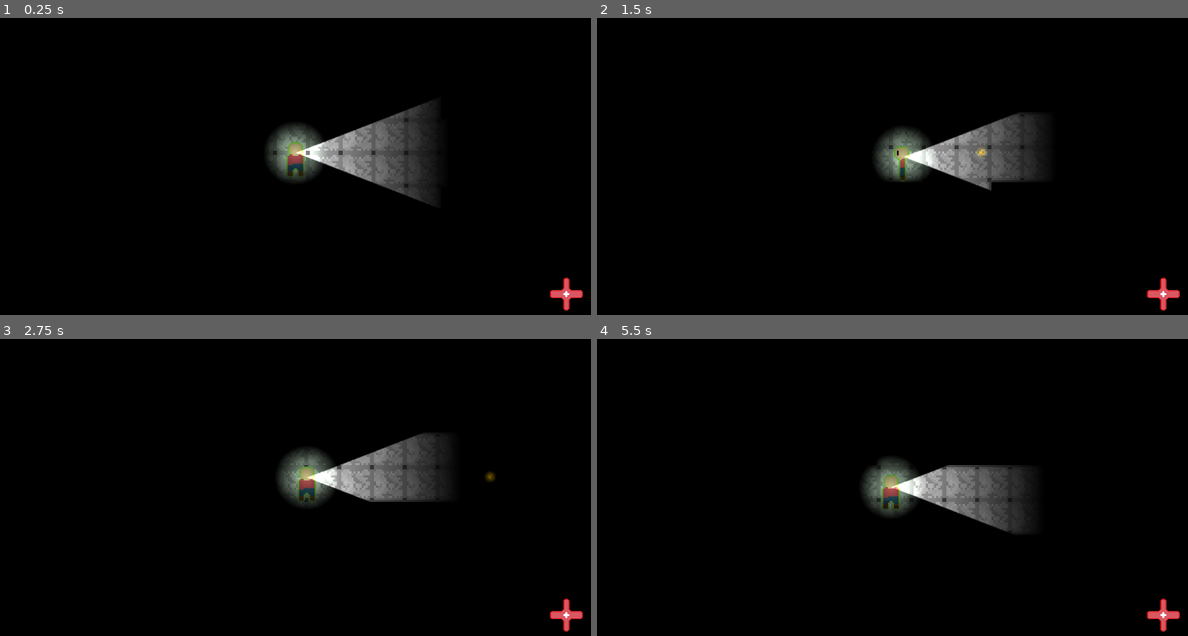
Above: before the commit, frames 1-4 (two rows, left to right).
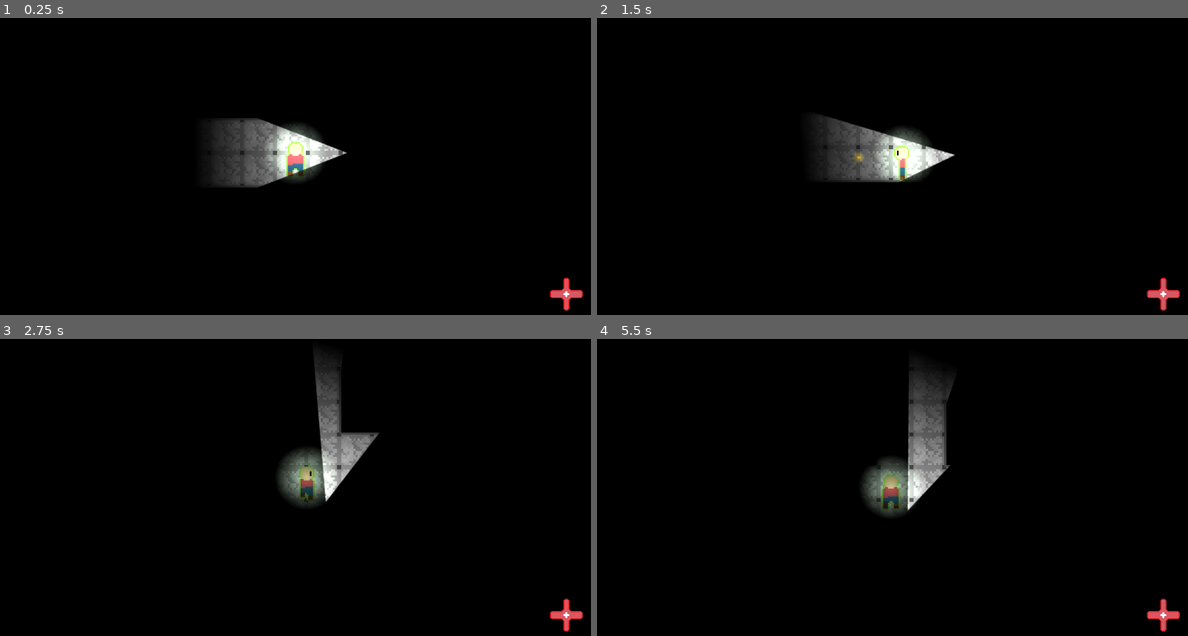
Above: after the commit, the same moments.

Repository: Eeviika/getshutsu
Game: Godot game, scene res://rooms/testRoom.tscn
Same seed, same stepped clock (60 frames per second), same inputs: the game is played once before the commit and once after it.
Inputs (mouse positions are in pixels of both pictures, inside the frame that each line leads up to):
- Up to frame 1 (0.25 s): no input
- Up to frame 2 (1.5 s): tap Enter at 0.5 s; move the mouse to (1022, 136) at 0.52 s; hold D (_right) 0.53-1.28 s; click (1022, 136) at 0.6 s; move the mouse to (774, 169) at 1.27 s; hold S (_down) from 1.28 s (still down); click (774, 169) at 1.35 s
- Up to frame 3 (2.75 s): move the mouse to (354, 401) at 2.02 s; release S (_down) at 2.03 s; hold D (_right) from 2.03 s (still down); tap Enter at 2.1 s; click (354, 401) at 2.3 s
- Up to frame 4 (5.5 s): move the mouse to (862, 540) at 2.77 s; release D (_right) at 2.78 s; hold W (_up) 2.78-3.53 s; click (862, 540) at 2.85 s; move the mouse to (1069, 523) at 3.52 s; hold A (_left) 3.53-5.03 s; click (1069, 523) at 3.6 s; move the mouse to (715, 425) at 4.27 s; tap Enter at 4.35 s; click (715, 425) at 4.55 s; tap Space at 5 s; move the mouse to (922, 472) at 5.02 s; hold S (_down) from 5.03 s (still down); click (922, 472) at 5.1 s

The runs differ from the first frame. In frame 1, 7.1% of the frame differs, in the area x 35-74%, y 27-64%; in frame 2, 6.2%; in frame 3, 5.2%; in frame 4, 5.2%.
Error in both runs: Assertion failed: Directory for "audioFolder" is invalid; Points to "res://audio" (res://addons/uncoded_studios_api/scripts/autoload.gd:98)

Commit message:
Changed flashlight & bullets to point at mouse location and reduced deadzones

Diff:
--- a/scripts/player.gd
+++ b/scripts/player.gd
@@ -2,6 +2,7 @@
 
 @onready var camera : Camera2D = $camera2d
 @onready var bodySprite : AnimatedSprite2D = $sprites/body
+@onready var flashlight : PointLight2D = $lights/flashLight
 
 enum AnimationState{WalkNW, WalkW, WalkSW, WalkS, WalkSE, WalkE, WalkNE, WalkN}
 
@@ -26,31 +27,39 @@
         # usapi.bindVisibilityToObject(self, bullet)
         bullet.global_position = global_position
         bullet.global_position += Vector2.RIGHT.rotated(rotation) * 32
-        bullet.rotation = rotation
+        bullet.look_at(get_global_mouse_position())
 
-func getMouseDirection() -> Direction:
+func getMouseDirection(returnVectorInstead:bool=false):
     # Determine what direction we're looking in.
     # okay so future note to self
     # DO NOT ROUND EXPECTING IT TO BECOME A TYPE INT BECAUSE IT WONT HOLY SHIT I SPENT LIKE 3 DAYS SO FUCKING ANNOYED OVER THIS AAAAAAAAAAAAAAAA
 
     # Main 4 cardinal directions w/ dead zones
-    if int(round(get_global_mouse_position().y)) <= int(round(global_position.y)) and range(global_position.x-100, global_position.x+100).has(int(round(get_global_mouse_position().x))):
+    if int(round(get_global_mouse_position().y)) <= int(round(global_position.y)) and range(global_position.x-100, global_position.x+75).has(int(round(get_global_mouse_position().x))):
+        if returnVectorInstead: return Vector2( 0,-1)
         return Direction.North
-    if int(round(get_global_mouse_position().y)) > int(round(global_position.y)) and range(global_position.x-100, global_position.x+100).has(int(round(get_global_mouse_position().x))):
+    if int(round(get_global_mouse_position().y)) > int(round(global_position.y)) and range(global_position.x-100, global_position.x+ 75).has(int(round(get_global_mouse_position().x))):
+        if returnVectorInstead: return Vector2( 0, 1)
         return Direction.South
-    if int(round(get_global_mouse_position().x)) >= int(round(global_position.x)) and range(global_position.y-100, global_position.y+100).has(int(round(get_global_mouse_position().y))):
+    if int(round(get_global_mouse_position().x)) >= int(round(global_position.x)) and range(global_position.y-100, global_position.y+75).has(int(round(get_global_mouse_position().y))):
+        if returnVectorInstead: return Vector2( 1, 0)
         return Direction.East
-    if int(round(get_global_mouse_position().x)) < int(round(global_position.x)) and range(global_position.y-100, global_position.y+100).has(int(round(get_global_mouse_position().y))):
+    if int(round(get_global_mouse_position().x)) < int(round(global_position.x)) and range(global_position.y-100, global_position.y+ 75).has(int(round(get_global_mouse_position().y))):
+        if returnVectorInstead: return Vector2(-1, 0)
         return Direction.West
 
     # The other 4 cardinal directions
     if get_global_mouse_position().x >= global_position.x and get_global_mouse_position().y <= global_position.y:
+        if returnVectorInstead: return Vector2( 1,-1)
         return Direction.NorthEast
     if get_global_mouse_position().x < global_position.x and get_global_mouse_position().y <= global_position.y:
+        if returnVectorInstead: return Vector2(-1,-1)
         return Direction.NorthWest
     if get_global_mouse_position().x >= global_position.x and get_global_mouse_position().y > global_position.y:
+        if returnVectorInstead: return Vector2( 1, 1)
         return Direction.SouthEast
     if get_global_mouse_position().x < global_position.x and get_global_mouse_position().y > global_position.y:
+        if returnVectorInstead: return Vector2(-1, 1)
         return Direction.SouthWest
     return Direction.South
 
@@ -67,5 +76,6 @@
     camera.offset = Vector2(0,0)
     camera.offset.x = clamp(-(global_position.x - get_global_mouse_position().x) * 0.05, -100, 100)
     camera.offset.y = clamp(-(global_position.y - get_global_mouse_position().y) * 0.05, -100, 100)
+    flashlight.look_at( get_global_mouse_position() )
     animate()
     move_and_slide()
Not shown, changed: todo
